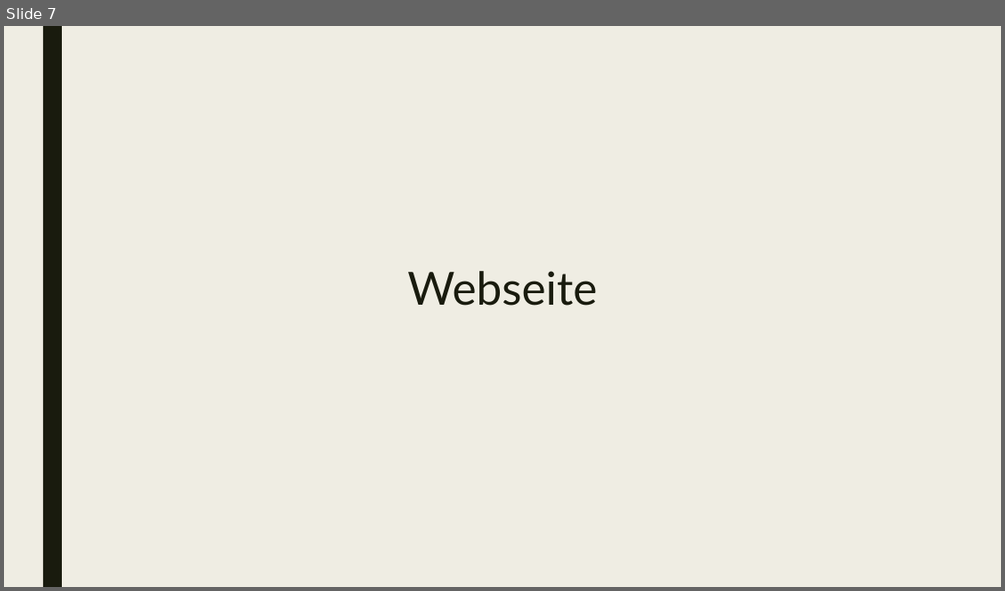
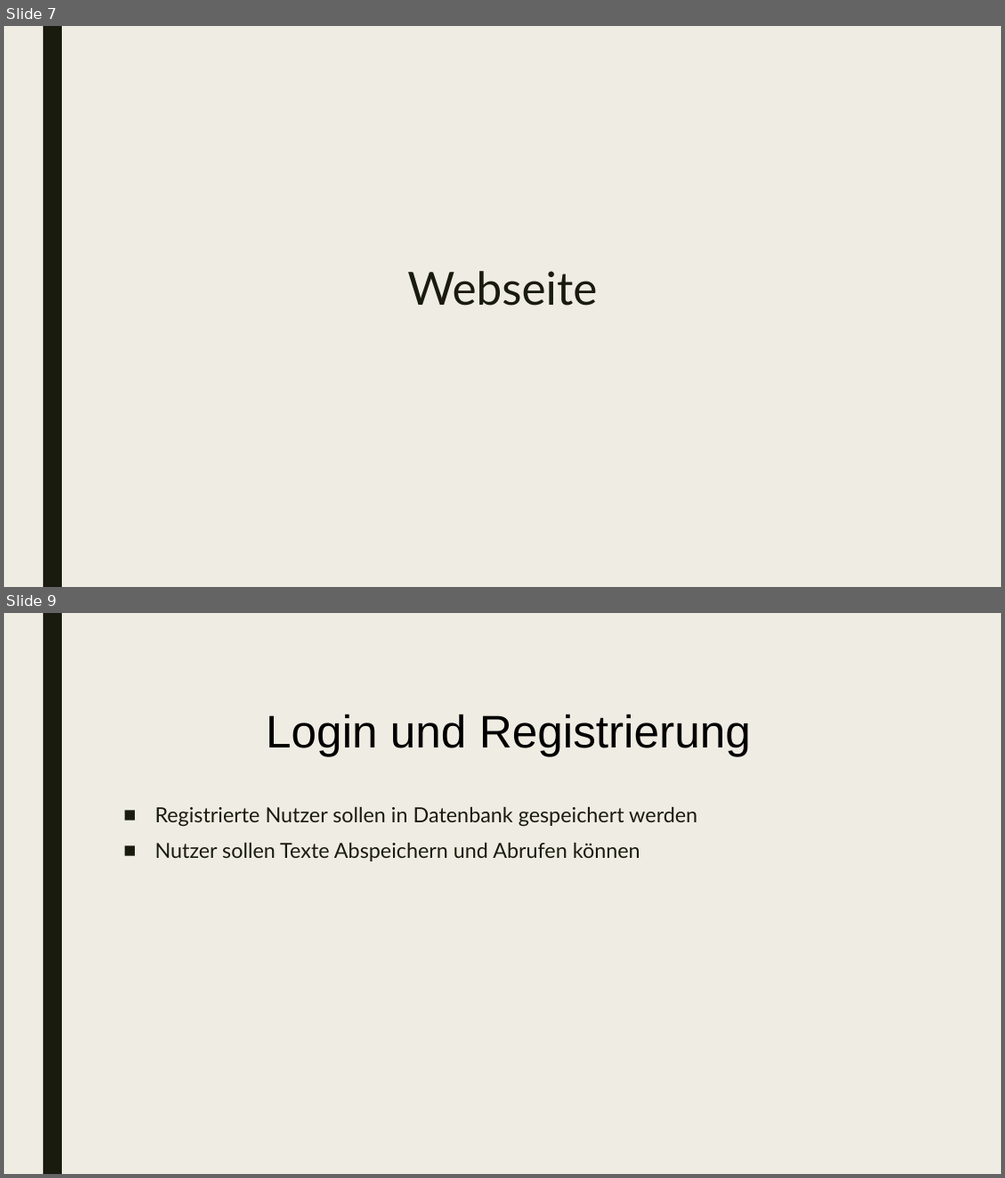
Before and after one commit to philippthuemler/WebEngineering_WordCounter, a slide deck: presentation_WordCounter.pptx. Shown one above the other, each under a label of ours: slide 7 before the commit, slides 7 and 9 after it; the slides between them are not shown. The pictures are 1005x591 and 1005x1178 pixels, drawn with LibreOffice and Linux fonts; fonts in the diff are those of the drawing. Boxes give left, top, right and bottom in pixels: in the first picture for what was removed or moved away, otherwise in the second. Text is boxed around its words. In the diff, an @@ line names an element or a change of style, - is before the commit and + after.

Commit message:
Präsentation update

```diff
--- a/presentation_WordCounter.pptx
+++ b/presentation_WordCounter.pptx
@@ slide 9 added at [4,613,1001,1174], background #EFEDE3; not listed: 1 template element that a slide beside it also shows @@
@@ text added at [266,714,751,756], 44 pt, text #000000 @@
+Login und Registrierung
@@ text added at [155,806,697,861], 20 pt, text #191B0E @@
+■ Registrierte Nutzer sollen in Datenbank gespeichert werden
+■ Nutzer sollen Texte Abspeichern und Abrufen können
```
Also in this commit, not shown: 3 other slides added, 4 slides removed, 1 other file.
